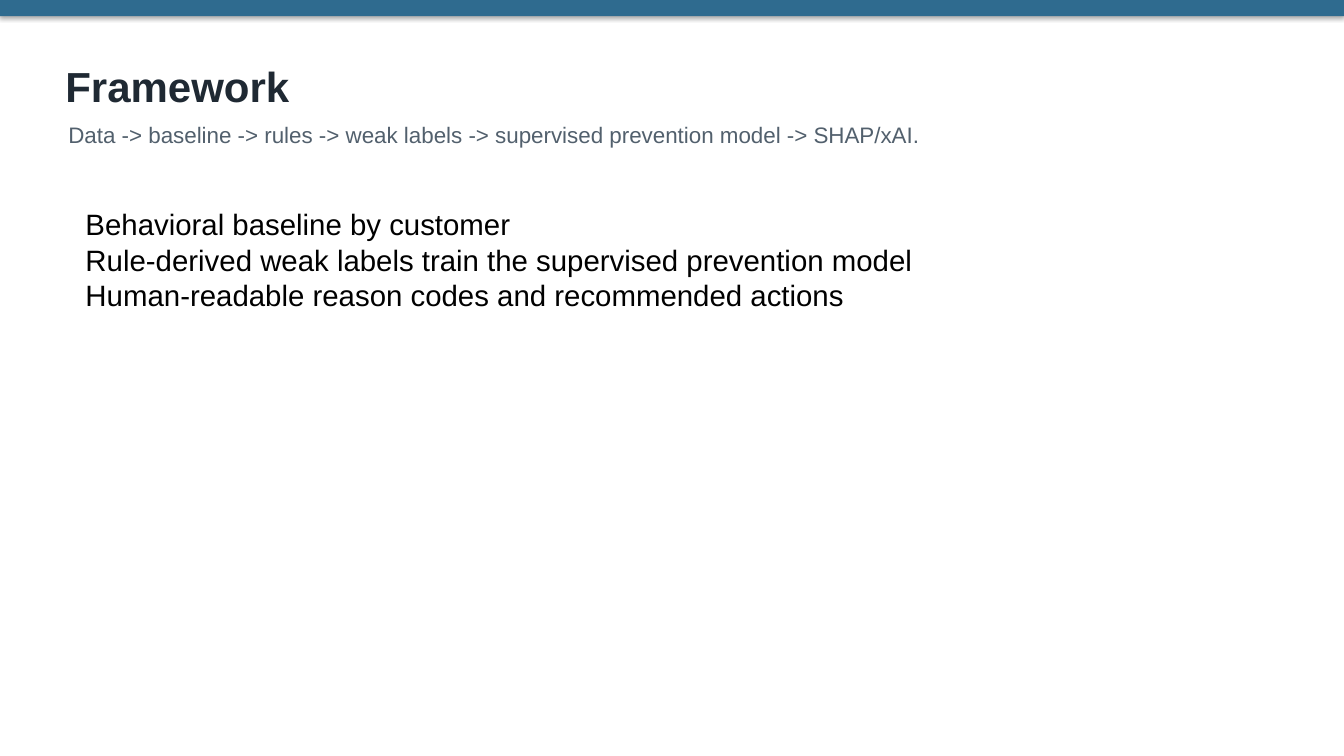
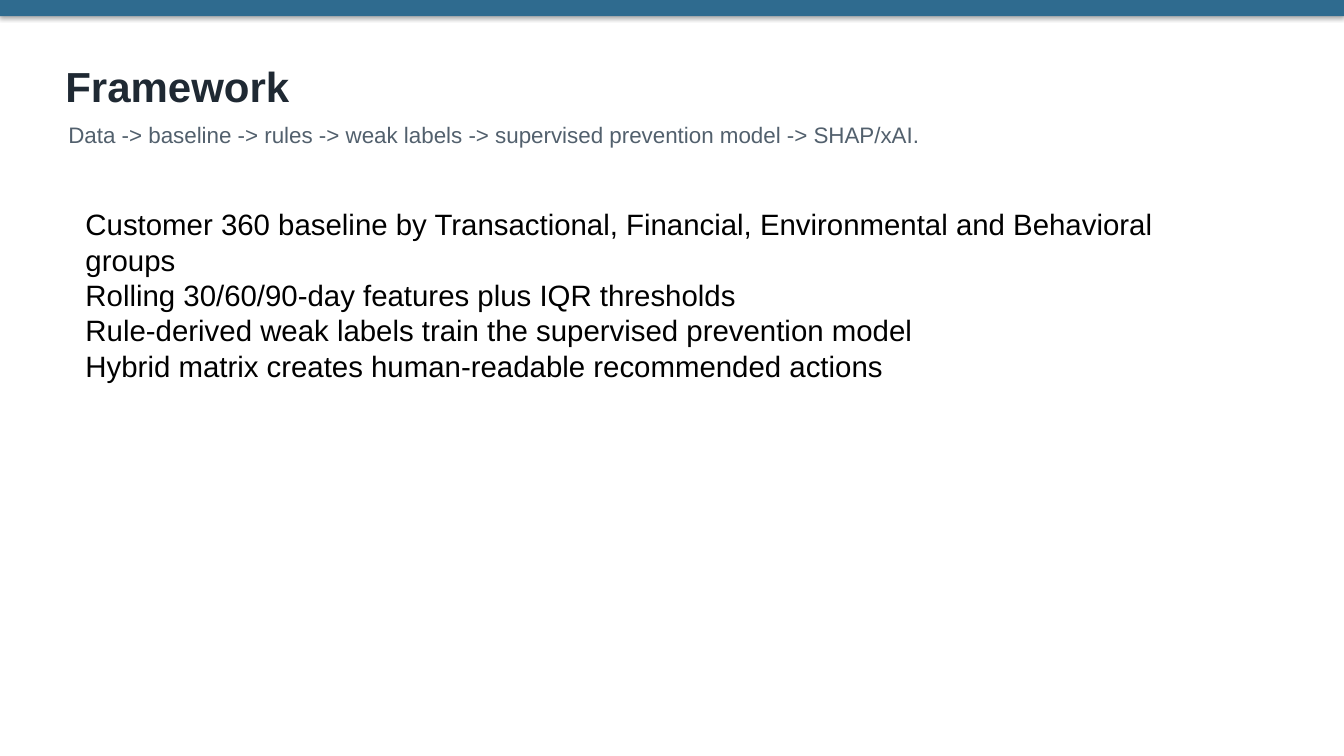
Before and after one commit to sonson0910/Fraud_Anomaly_Detection, a slide deck: slide 3 of report/final_slide_deck.pptx. Drawn at 1344x756 pixels with LibreOffice and Linux fonts; fonts in the diff are those of the drawing. Boxes give left, top, right and bottom in pixels: in the first picture for what was removed or moved away, otherwise in the second. Text is boxed around its words. In the diff, an @@ line names an element or a change of style, - is before the commit and + after.

Commit message:
Add customer 360 hybrid fraud prevention flow

```diff
--- a/report/final_slide_deck.pptx
+++ b/report/final_slide_deck.pptx
@@ text at bbox=[85, 213, 1152, 312]: text changed @@
-Behavioral baseline by customer
+Customer 360 baseline by Transactional, Financial, Environmental and Behavioral groups
+Rolling 30/60/90-day features plus IQR thresholds
@@ text at bbox=[85, 355, 882, 382]: text changed @@
-Human-readable reason codes and recommended actions
+Hybrid matrix creates human-readable recommended actions
```
Also in this commit, not shown: 1 other slide changed, 2 slides added, 32 other files.
